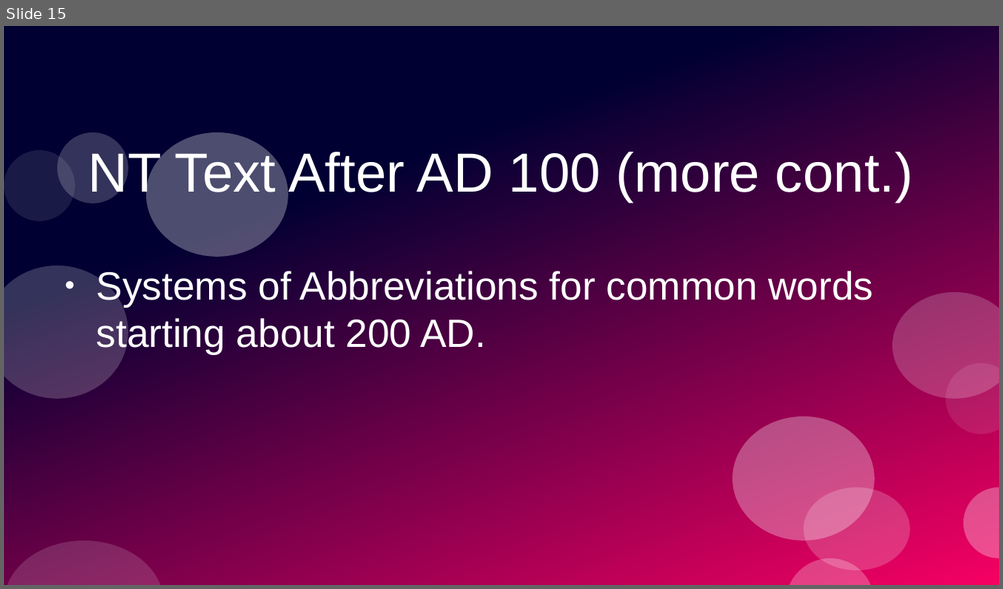
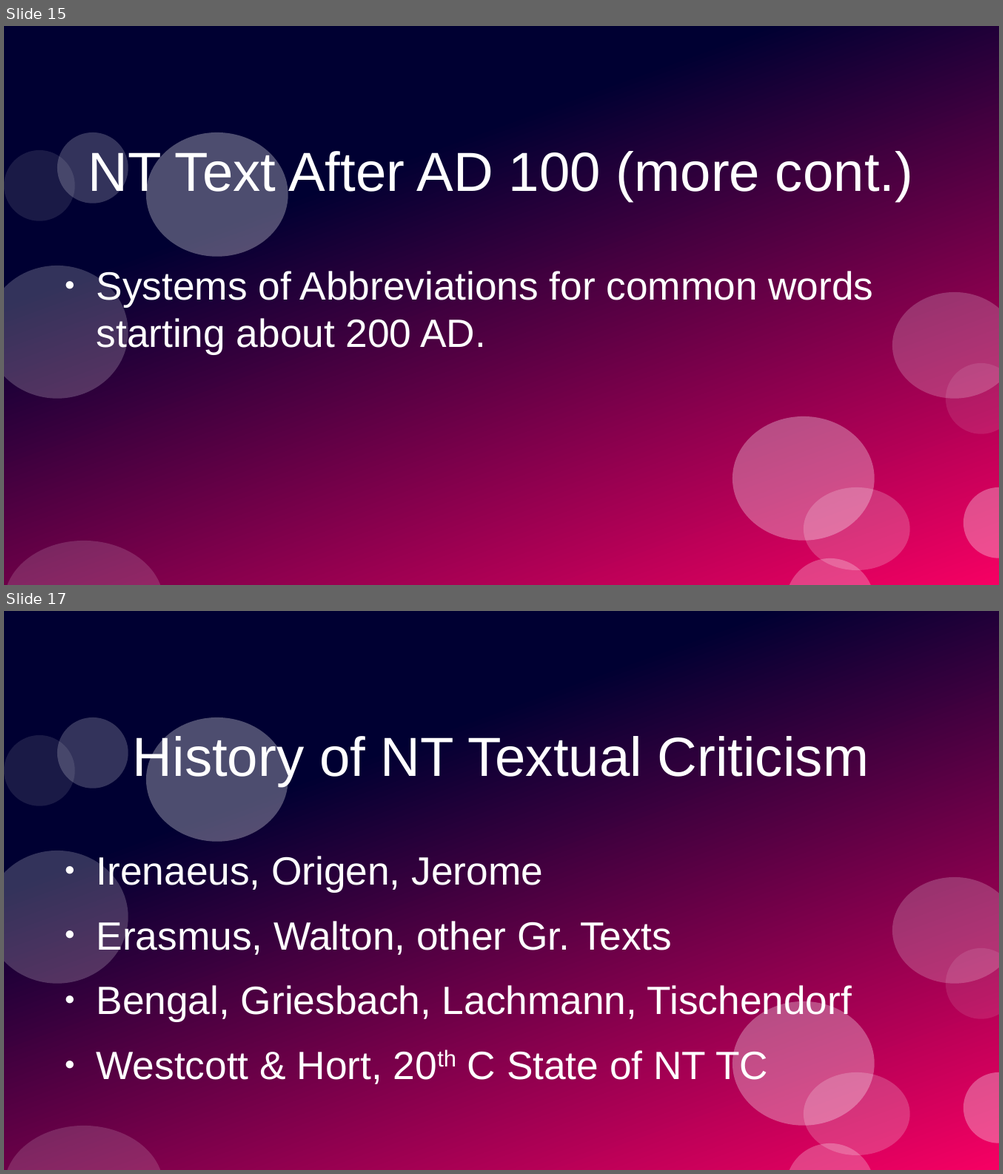
Before and after one commit to stevemac321/Music, a slide deck: LostTransmission.pptx. Shown one above the other, each under a label of ours: slide 15 before the commit, slides 15 and 17 after it; the slides between them are not shown. The pictures are 1003x589 and 1003x1174 pixels, drawn with LibreOffice and Linux fonts; fonts in the diff are those of the drawing. Boxes give left, top, right and bottom in pixels: in the first picture for what was removed or moved away, otherwise in the second. Text is boxed around its words. In the diff, an @@ line names an element or a change of style, - is before the commit and + after.

```diff
--- a/LostTransmission.pptx
+++ b/LostTransmission.pptx
@@ slide 17 added at (4, 611, 999, 1170), background #FFFFFF; not listed: 12 template elements that a slide beside it also shows @@
@@ text added at (133, 733, 868, 787), 44 pt, text #FFFFFF @@
+History of NT Textual Criticism
@@ text added at (96, 856, 851, 1088), 31.5 pt, text #FFFFFF @@
+● Irenaeus, Origen, Jerome
+● Erasmus, Walton, other Gr. Texts
+● Bengal, Griesbach, Lachmann, Tischendorf
+● Westcott & Hort, 20th C State of NT TC
```
Also in this commit, not shown: 1 slide changed, 3 other slides added.
